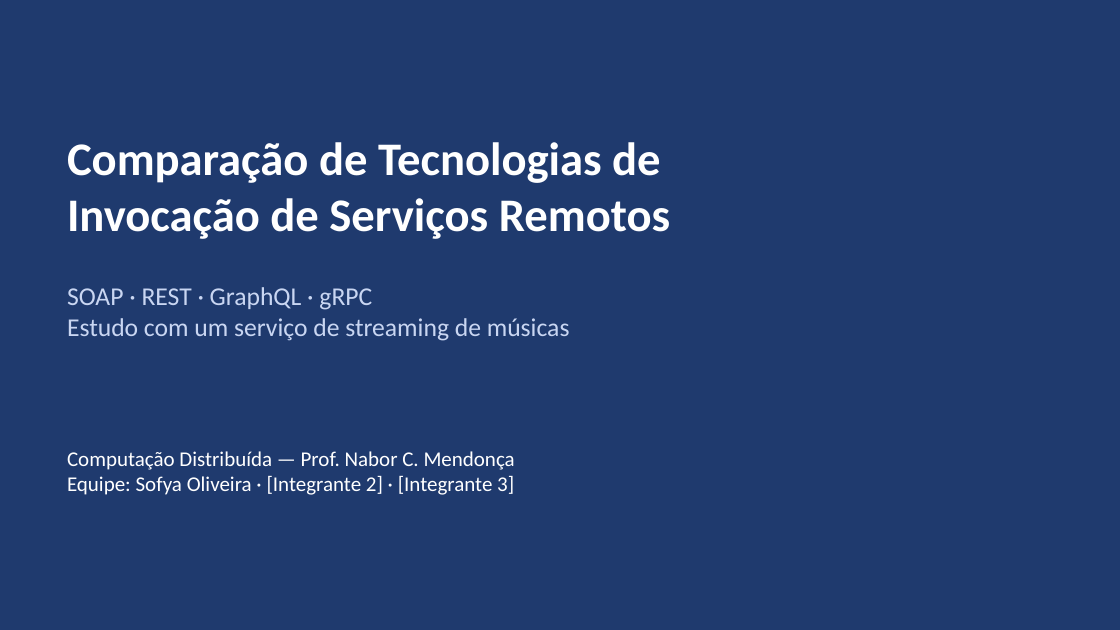
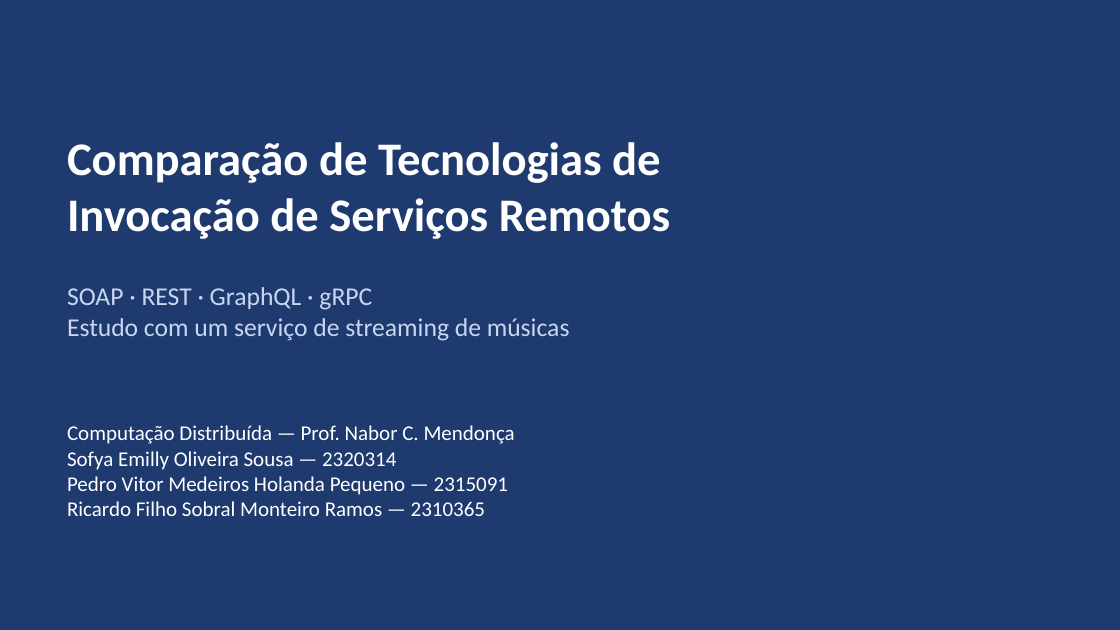
Before and after one commit to Sofyaolvs/trabalho6-servicos-remotos, a slide deck: slide 1 of Trabalho6-Comparacao-Servicos-Remotos.pptx. Drawn at 1120x630 pixels with LibreOffice and Linux fonts; fonts in the diff are those of the drawing. Boxes give left, top, right and bottom in pixels: in the first picture for what was removed or moved away, otherwise in the second. Text is boxed around its words. In the diff, an @@ line names an element or a change of style, - is before the commit and + after.

Commit message:
Preenche nomes e matrículas dos integrantes nos slides

```diff
--- a/Trabalho6-Comparacao-Servicos-Remotos.pptx
+++ b/Trabalho6-Comparacao-Servicos-Remotos.pptx
@@ text "Computação Distribuída — Prof. Nabor ...": place and size @@
-text "Computação Distribuída — Prof. Nabor ..." at (67, 451, 515, 495)
+text "Computação Distribuída — Prof. Nabor ..." at (67, 425, 515, 516)
@@ text at (67, 451, 508, 516): text changed @@
-Equipe: Sofya Oliveira · [Integrante 2] · [Integrante 3]
+Sofya Emilly Oliveira Sousa — 2320314
+Pedro Vitor Medeiros Holanda Pequeno — 2315091
+Ricardo Filho Sobral Monteiro Ramos — 2310365
```
Also in this commit, not shown: 1 other file.
